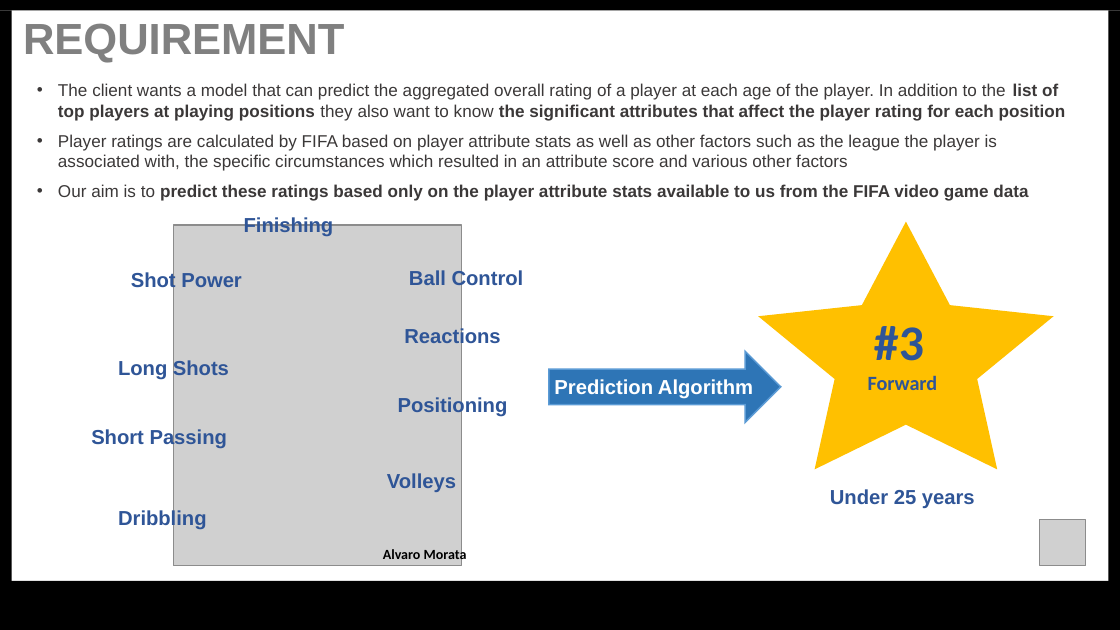
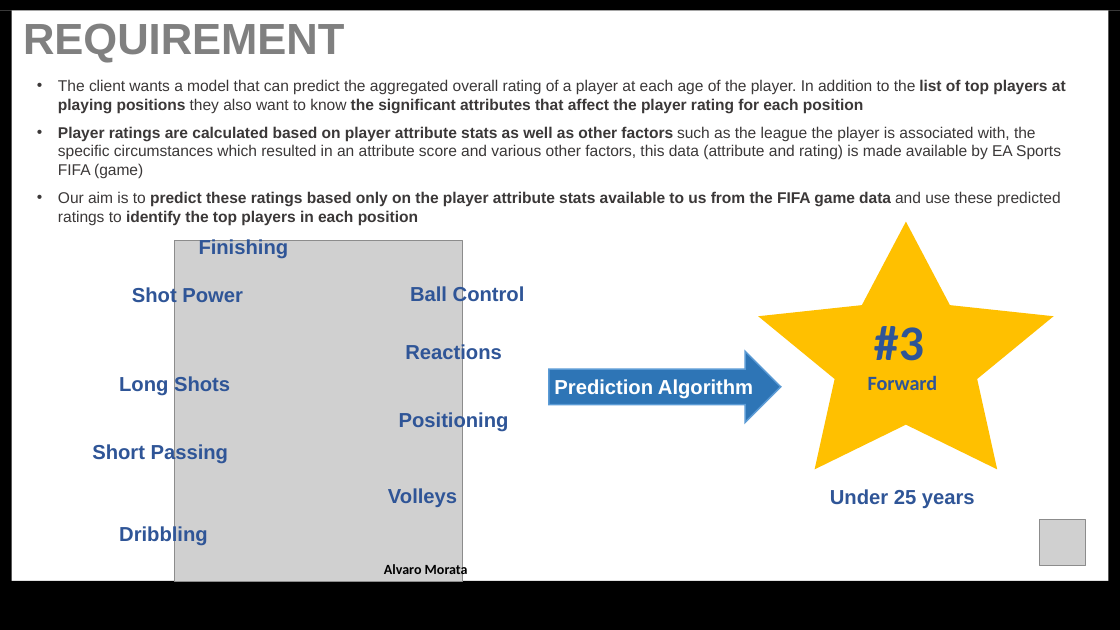
Before and after one commit to ruhama-ahale/soccer_project, a slide deck: slide 5 of Capstone_Final_Report/capstone_project_slide_soccer.pptx. Drawn at 1120x630 pixels with LibreOffice and Linux fonts; fonts in the diff are those of the drawing; grey boxes stand for pictures. Boxes give left, top, right and bottom in pixels: in the first picture for what was removed or moved away, otherwise in the second. Text is boxed around its words. In the diff, an @@ line names an element or a change of style, - is before the commit and + after.

Commit message:
Updating project title and specifying FIFA game data

```diff
--- a/Capstone_Final_Report/capstone_project_slide_soccer.pptx
+++ b/Capstone_Final_Report/capstone_project_slide_soccer.pptx
@@ text at (x1=58, y1=79, x2=1066, y2=113): size 11 to 10 pt in "The client wants a model that can ..." @@
@@ text at (x1=58, y1=126, x2=1061, y2=225): text changed; size 11 to 10 pt @@
-• Player ratings are calculated by FIFA based on player attribute stats as well as other factors such as the league the player is associated with, the specific circumstances which resulted in an attribute score and various other factors
-• Our aim is to predict these ratings based only on the player attribute stats available to us from the FIFA video game data
+• Player ratings are calculated based on player attribute stats as well as other factors such as the league the player is associated with, the specific circumstances which resulted in an attribute score and various other factors, this data (attribute and rating) is made available by EA Sports FIFA (game)
+• Our aim is to predict these ratings based only on the player attribute stats available to us from the FIFA game data and use these predicted ratings to identify the top players in each position
@@ text "Finishing" moved from (x1=244, y1=216, x2=334, y2=237) to (x1=199, y1=239, x2=289, y2=259) @@
@@ 9 texts, 1 picture moved together from (x1=91, y1=225, x2=524, y2=566) to (x1=92, y1=241, x2=525, y2=581) @@
```
Also in this commit, not shown: 4 other slides changed, 5 other files.
